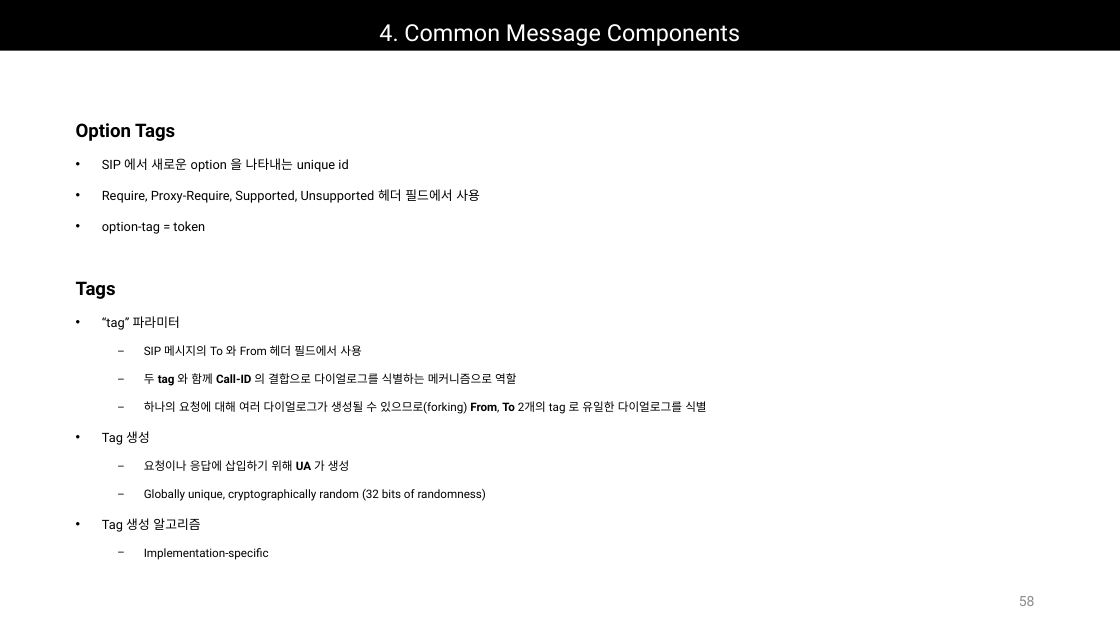
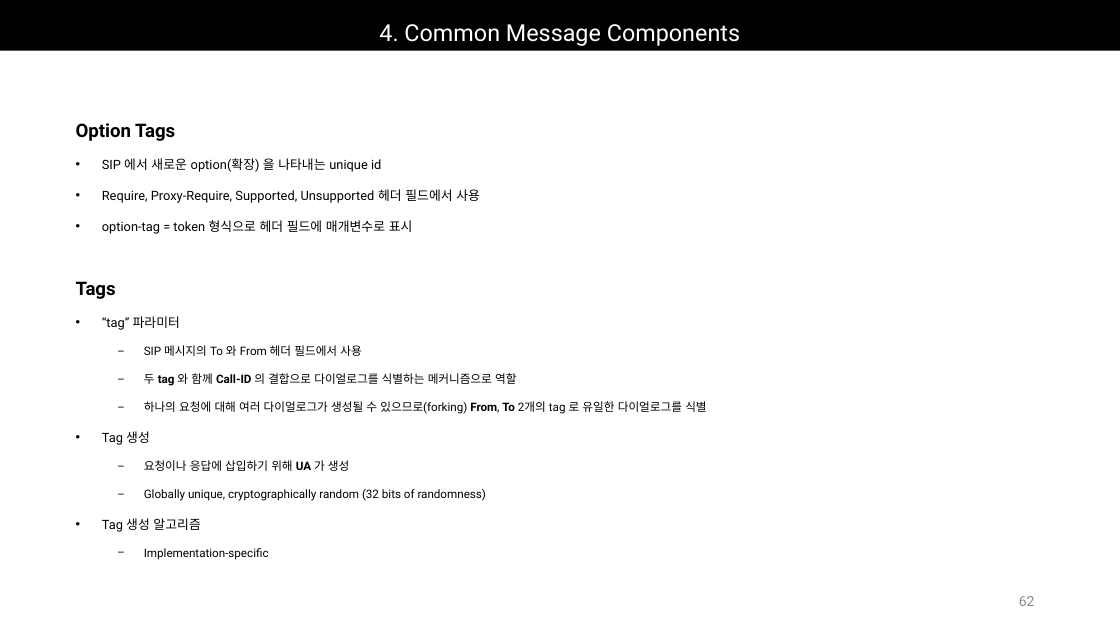
Before and after one commit to Epsilonely/SIP-Survey, a slide deck: slide 62 of 세미나 3차.pptx (slide 58 before the commit). Drawn at 1120x630 pixels with LibreOffice and Linux fonts; fonts in the diff are those of the drawing. Boxes give left, top, right and bottom in pixels: in the first picture for what was removed or moved away, otherwise in the second. Text is boxed around its words. In the diff, an @@ line names an element or a change of style, - is before the commit and + after.

```diff
--- a/세미나 3차.pptx
+++ b/세미나 3차.pptx
@@ text at [102, 158, 381, 172]: text changed @@
-• SIP 에서 새로운 option 을 나타내는 unique id
+• SIP 에서 새로운 option(확장) 을 나타내는 unique id
@@ text at [102, 220, 413, 234]: text changed @@
-• option-tag = token
+• option-tag = token 형식으로 헤더 필드에 매개변수로 표시
@@ page number at [1019, 596, 1035, 606]: text changed @@
-58
+62
```
Also in this commit, not shown: 5 other slides changed, 4 slides added, 2 other files.
